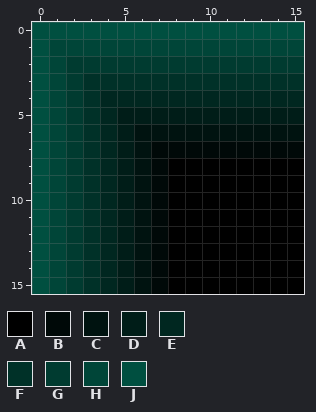
A pixel-art file gets an edit: assets/images/tiles/tiles.aseprite. The picture above was drawn from the file before the commit.
16x16 pixels, 1 frame.
Palette (. is transparent): A #000000  B #000908  C #001310  D #001d18  E #002720  F #003128  G #003b30  H #004538  J #004f40
Pixels before, first column x 0:
 0 JJJJJJJJJJJJJJJJ
 1 JHHHHHHHHHHHHHHH
 2 JHGGGGGGGGGGGGGG
 3 JHGFFFFFFFFFFFFF
 4 JHGFEEEEEEEEEEEE
 5 JHGFEDDDDDDDDDDD
 6 JHGFEDCCCCCCCCCC
 7 JHGFEDCBBBBBBBBB
 8 JHGFEDCBAAAAAAAA
 9 JHGFEDCBAAAAAAAA
10 JHGFEDCBAAAAAAAA
11 JHGFEDCBAAAAAAAA
12 JHGFEDCBAAAAAAAA
13 JHGFEDCBAAAAAAAA
14 JHGFEDCBAAAAAAAA
15 JHGFEDCBAAAAAAAA
Now the later version:
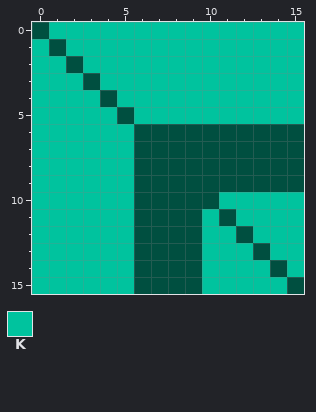
Colours new in this view: K #00c39e
Difference:
layer "inner_wall_turn" added
layer "hole_corner_front" now hidden
Changed rows in their new state; - is an unchanged pixel.
first column x 0:
 0 -KKKKKKKKKKKKKKK
 1 KJKKKKKKKKKKKKKK
 2 KKJKKKKKKKKKKKKK
 3 KKKJKKKKKKKKKKKK
 4 KKKKJKKKKKKKKKKK
 5 KKKKKJKKKKKKKKKK
 6 KKKKKKJJJJJJJJJJ
 7 KKKKKKJJJJJJJJJJ
 8 KKKKKKJJJJJJJJJJ
 9 KKKKKKJJJJJJJJJJ
10 KKKKKKJJJJJKKKKK
11 KKKKKKJJJJKJKKKK
12 KKKKKKJJJJKKJKKK
13 KKKKKKJJJJKKKJKK
14 KKKKKKJJJJKKKKJK
15 KKKKKKJJJJKKKKKJ
